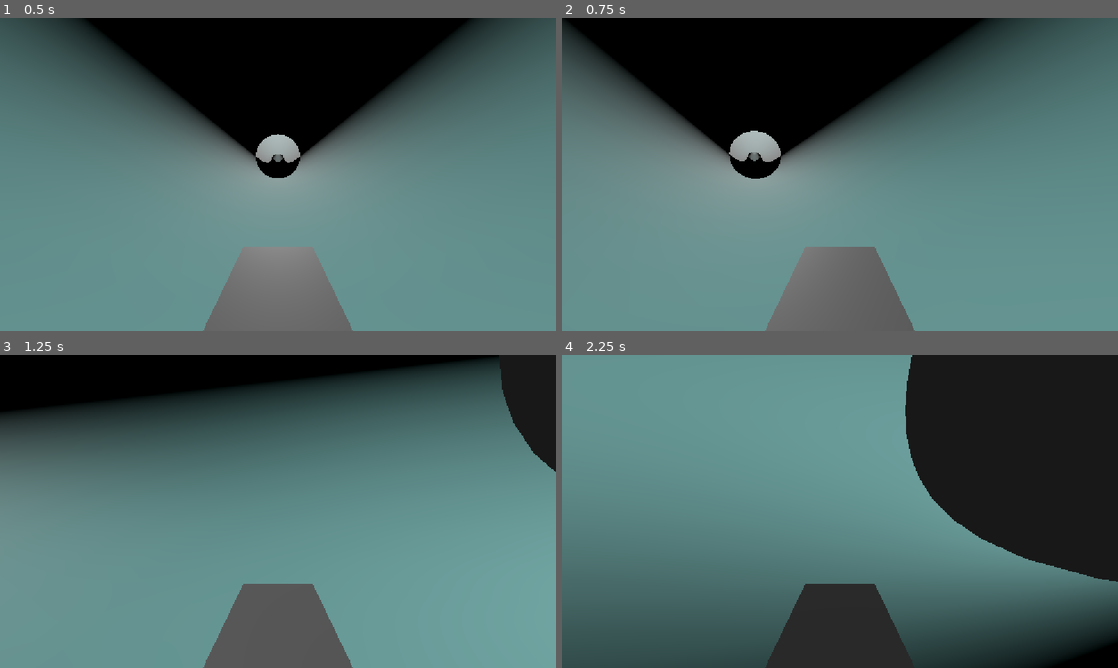
Above: before the commit, frames 1-4 (two rows, left to right).
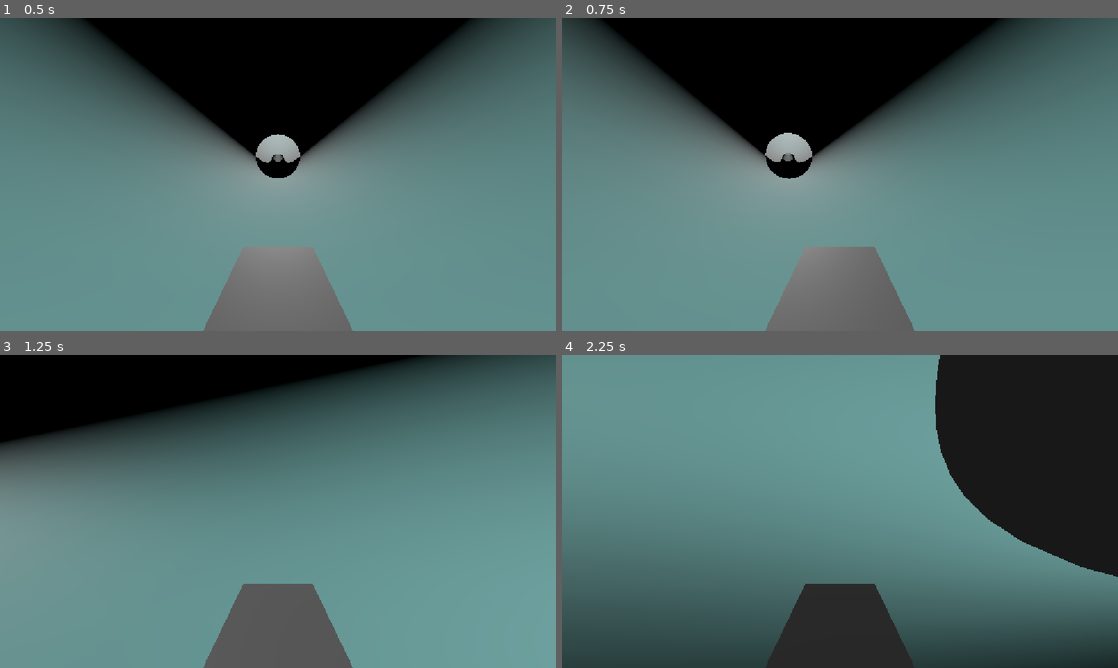
Above: after the commit, the same moments.

Repository: eternaldensity/pipe-survivor
Game: Godot game, scene res://main.tscn
Two runs of this game, one before a commit and one after it. Both use one fixed random seed, a clock stepped at 60 frames per second and the inputs below.
Inputs:
- Up to frame 1 (0.5 s): no input
- Up to frame 2 (0.75 s): hold Right (ui_right) from 0.53 s (still down)
- Up to frame 3 (1.25 s): keep holding Right (ui_right)
- Up to frame 4 (2.25 s): release Right (ui_right) at 1.28 s; hold Down (ui_down) 1.28-2.03 s; hold Right (ui_right) from 2.03 s (still down)

Frame 1 is identical in both runs. In frame 2, 7.4% of the frame differs, in the area x 0-79%, y 0-52%; in frame 3, 6.9%; in frame 4, 6.6%.

Commit message:
Add smooth steering-rate ramping

Diff:
--- a/vehicle.gd
+++ b/vehicle.gd
@@ -5,9 +5,11 @@
 const ACCELERATION := 50.0
 const FRICTION     := 35.0
 const TURN_SPEED   := 2.0   # radians per second
+const STEER_ACCEL  := 6.0   # steering rate ramp (units/sec)
 
-var tube_origin := Vector3.ZERO
-var tube_axis   := Vector3(0.0, 0.0, 1.0)
+var tube_origin     := Vector3.ZERO
+var tube_axis       := Vector3(0.0, 0.0, 1.0)
+var steering_amount := 0.0
 
 @export var network : PipeNetwork
 
@@ -38,9 +40,11 @@
 	# ── Steering: rotate heading around the surface normal ────────────────
 	# This is pure yaw relative to the tube surface — left/right turns the
 	# vehicle, and from then on forward always means "where I'm pointing"
-	var turn := Input.get_axis("ui_left", "ui_right")
-	if abs(turn) > 0.001:
-		var steer := Basis(inward, -turn * TURN_SPEED * delta)
+	# Steering input ramps smoothly instead of being all-or-nothing.
+	var target_turn := Input.get_axis("ui_left", "ui_right")
+	steering_amount = move_toward(steering_amount, target_turn, STEER_ACCEL * delta)
+	if abs(steering_amount) > 0.001:
+		var steer := Basis(inward, -steering_amount * TURN_SPEED * delta)
 		global_transform.basis = steer * global_transform.basis
 
 	# ── Gravity ───────────────────────────────────────────────────────────
